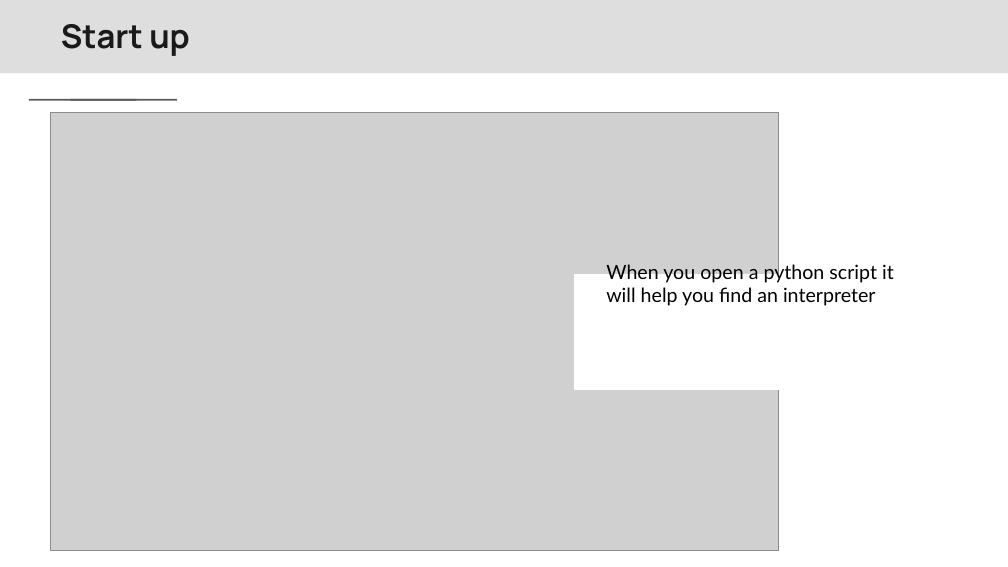
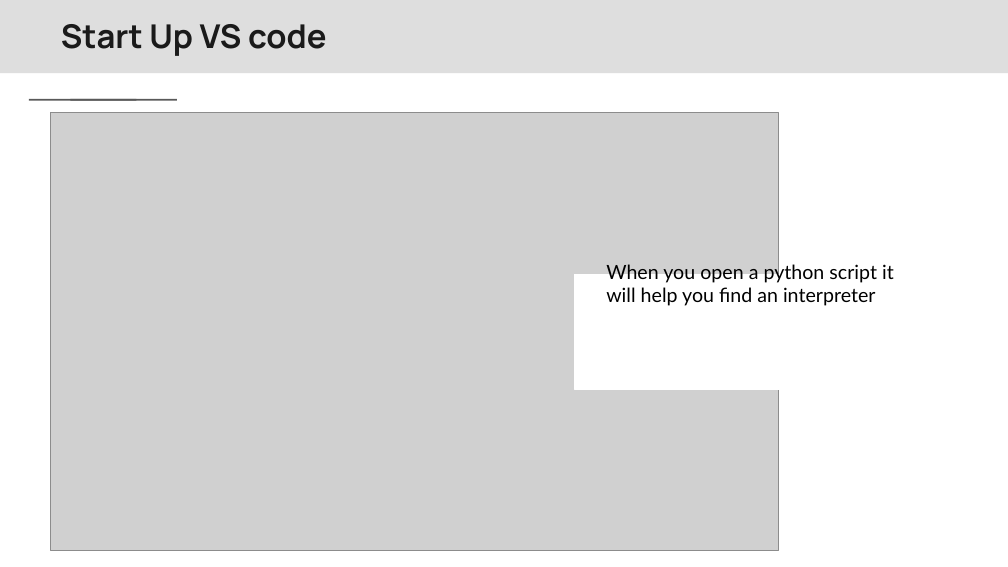
Before and after one commit to Center-for-Health-Data-Science/PythonTsunami, a slide deck: slide 8 of slides/Python Tsunami Local Installations vs code.pptx (slide 5 before the commit). Drawn at 1008x567 pixels with LibreOffice and Linux fonts; fonts in the diff are those of the drawing; grey boxes stand for pictures; background and template pictures are left out. Boxes give left, top, right and bottom in pixels: in the first picture for what was removed or moved away, otherwise in the second. Text is boxed around its words. In the diff, an @@ line names an element or a change of style, - is before the commit and + after.

```diff
--- a/slides/Python Tsunami Local Installations vs code.pptx
+++ b/slides/Python Tsunami Local Installations vs code.pptx
@@ title at <box>61,24,327,56</box>: text changed @@
-Start up
+Start Up VS code
```
Also in this commit, not shown: 8 other slides changed, 4 slides added, 1 other file.
